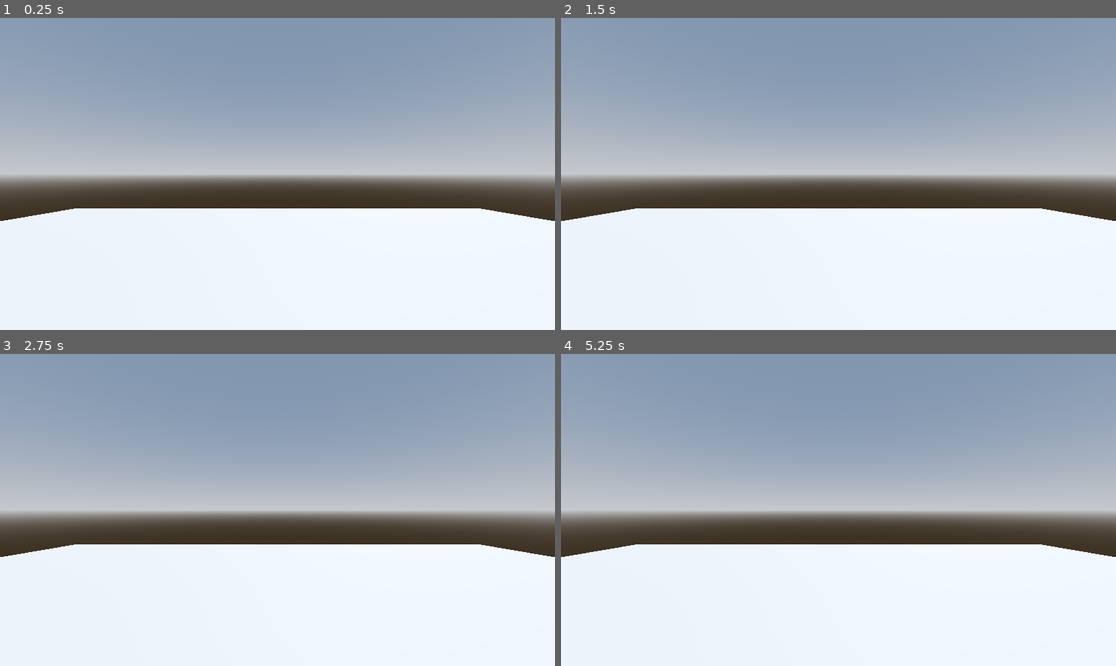
Above: before the commit, frames 1-4 (two rows, left to right).
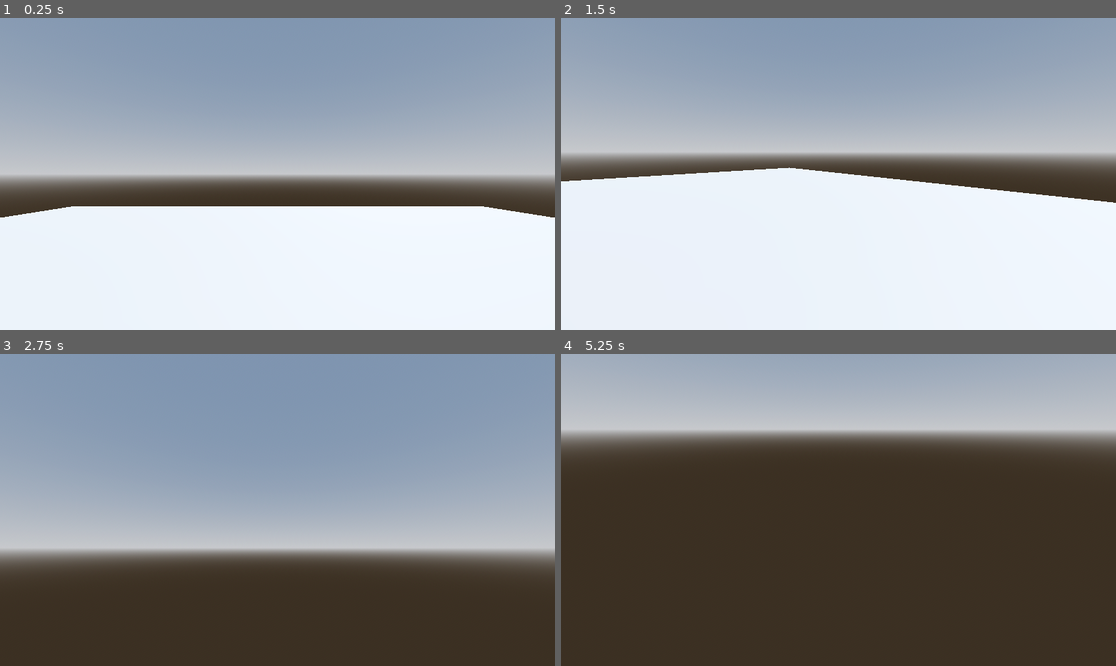
Above: after the commit, the same moments.

Repository: BBroOW/TestSpillGodot
Game: Godot game, scene res://Level1.tscn
Same seed, same stepped clock (60 frames per second), same inputs: the game is played once before the commit and once after it. The project has no main scene, so this scene is started directly.
Inputs (mouse positions are in pixels of both pictures, inside the frame that each line leads up to):
- Up to frame 1 (0.25 s): no input
- Up to frame 2 (1.5 s): tap Enter (ui_accept) at 0.5, 0.77, 0.8, 1.07, 1.35 s; move the mouse to (960, 158) at 0.52 s; hold D (move_right) 0.53-1.28 s; hold Shift (sprint, bound only after the commit) 0.53-1.28 s; click (960, 158) at 0.67 s; move the mouse to (727, 189) at 1.27 s; hold S (move_back) from 1.28 s (still down); click (727, 189) at 1.42 s
- Up to frame 3 (2.75 s): tap Enter (ui_accept) at 1.52, 1.82, 2.3 s; tap Shift (sprint, bound only after the commit) at 1.55 s; move the mouse to (333, 441) at 2.02 s; release S (move_back) at 2.03 s; hold D (move_right) from 2.03 s (still down); hold Shift (sprint, bound only after the commit) from 2.03 s (still down); click (333, 441) at 2.17 s
- Up to frame 4 (5.25 s): move the mouse to (810, 572) at 2.77 s; release D (move_right) at 2.78 s; release Shift (sprint, bound only after the commit) at 2.78 s; hold W (move_forward) 2.78-3.53 s; tap Shift (sprint, bound only after the commit) at 2.85, 4.35 s; click (810, 572) at 2.92 s; tap Enter (ui_accept) at 3.02, 3.32, 3.5, 4.52, 4.82, 5 s; move the mouse to (1005, 556) at 3.52 s; hold Enter (ui_accept) 3.53-4.28 s; hold A (move_left) 3.53-5.03 s; click (1005, 556) at 3.67 s; tap Escape (ui_cancel) at 4.15 s; move the mouse to (672, 463) at 4.27 s; click (672, 463) at 4.42 s; move the mouse to (866, 510) at 5.02 s; hold S (move_back) from 5.03 s (still down); hold Shift (sprint, bound only after the commit) from 5.03 s (still down); click (866, 510) at 5.17 s

The runs differ from the first frame. In frame 1, 0.7% of the frame differs, in the area x 0-100%, y 60-66%; in frame 2, 18%; in frame 3, 56%; in frame 4, 91%, in the area x 0-100%, y 0-100%.

Commit message:
Update Level1.tscn and project.godot. Added movment script

Diff:
--- a/Level1.tscn
+++ b/Level1.tscn
@@ -1,4 +1,6 @@
-[gd_scene load_steps=8 format=3 uid="uid://3gvv5ac7baiv"]
+[gd_scene load_steps=9 format=3 uid="uid://3gvv5ac7baiv"]
+
+[ext_resource type="Script" path="res://playerScript.gd" id="1_07pw3"]
 
 [sub_resource type="ProceduralSkyMaterial" id="ProceduralSkyMaterial_7cvjs"]
 sky_horizon_color = Color(0.64625, 0.65575, 0.67075, 1)
@@ -43,6 +45,7 @@
 
 [node name="Player" type="CharacterBody3D" parent="."]
 transform = Transform3D(1, 0, 0, 0, 1, 0, 0, 0, 1, 0, 1.10197, 0)
+script = ExtResource("1_07pw3")
 
 [node name="MeshInstance3D" type="MeshInstance3D" parent="Player"]
 mesh = SubResource("CapsuleMesh_g2m0g")
--- /dev/null
+++ b/playerScript.gd
@@ -0,0 +1,48 @@
+extends CharacterBody3D
+
+const SPEED = 5.0
+const JUMP_VELOCITY = 4.5
+const SPRINT_MULTIPLIER = 2.0
+const SENSITIVITY = 0.001
+
+var gravity: float = ProjectSettings.get_setting("physics/3d/default_gravity")
+@onready var neck := $Neck
+@onready var camera := $Neck/Camera3D
+
+func _unhandled_input(event: InputEvent) -> void:
+	if event is InputEventMouseButton:
+		Input.set_mouse_mode(Input.MOUSE_MODE_CAPTURED)
+	elif event.is_action_pressed("ui_cancel"):
+		Input.set_mouse_mode(Input.MOUSE_MODE_VISIBLE)
+
+	if Input.get_mouse_mode() == Input.MOUSE_MODE_CAPTURED:
+		if event is InputEventMouseMotion:
+			neck.rotate_y(-event.relative.x * SENSITIVITY)
+			camera.rotate_x(-event.relative.y * SENSITIVITY)
+			camera.rotation.x = clamp(camera.rotation.x, -1.5, 1.5)
+
+func _physics_process(delta: float) -> void:
+
+	if not is_on_floor():
+		velocity.y -= gravity * delta
+
+	if Input.is_action_pressed("ui_accept") and is_on_floor():
+		velocity.y = JUMP_VELOCITY
+
+	var input_dir := Input.get_vector("move_left", "move_right", "move_forward", "move_back")
+	var direction: Vector3 = (neck.transform.basis * Vector3(input_dir.x, 0, input_dir.y)).normalized()
+
+
+
+	if direction:
+		if Input.is_action_pressed("sprint"):
+			velocity.x = direction.x * SPEED * SPRINT_MULTIPLIER
+			velocity.z = direction.z * SPEED * SPRINT_MULTIPLIER
+		else:
+			velocity.x = direction.x * SPEED
+			velocity.z = direction.z * SPEED
+	else:
+		velocity.x = move_toward(velocity.x, 0, SPEED)
+		velocity.z = move_toward(velocity.z, 0, SPEED)
+
+	move_and_slide()
--- a/project.godot
+++ b/project.godot
@@ -42,6 +42,11 @@
 "events": [Object(InputEventKey,"resource_local_to_scene":false,"resource_name":"","device":-1,"window_id":0,"alt_pressed":false,"shift_pressed":false,"ctrl_pressed":false,"meta_pressed":false,"pressed":false,"keycode":0,"physical_keycode":65,"key_label":0,"unicode":97,"echo":false,"script":null)
 ]
 }
+sprint={
+"deadzone": 0.5,
+"events": [Object(InputEventKey,"resource_local_to_scene":false,"resource_name":"","device":-1,"window_id":0,"alt_pressed":false,"shift_pressed":false,"ctrl_pressed":false,"meta_pressed":false,"pressed":false,"keycode":0,"physical_keycode":4194325,"key_label":0,"unicode":0,"echo":false,"script":null)
+]
+}
 
 [rendering]
 
